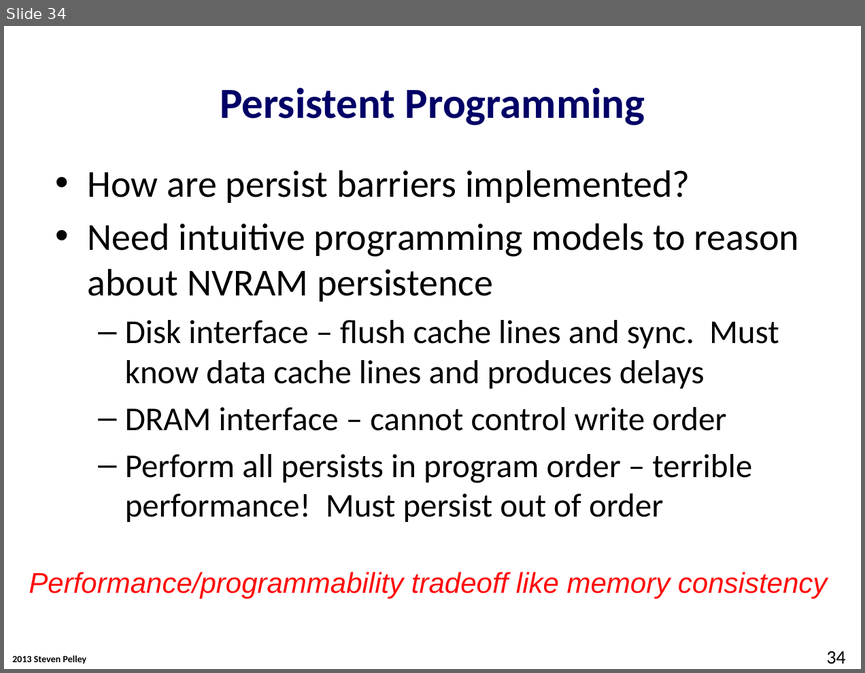
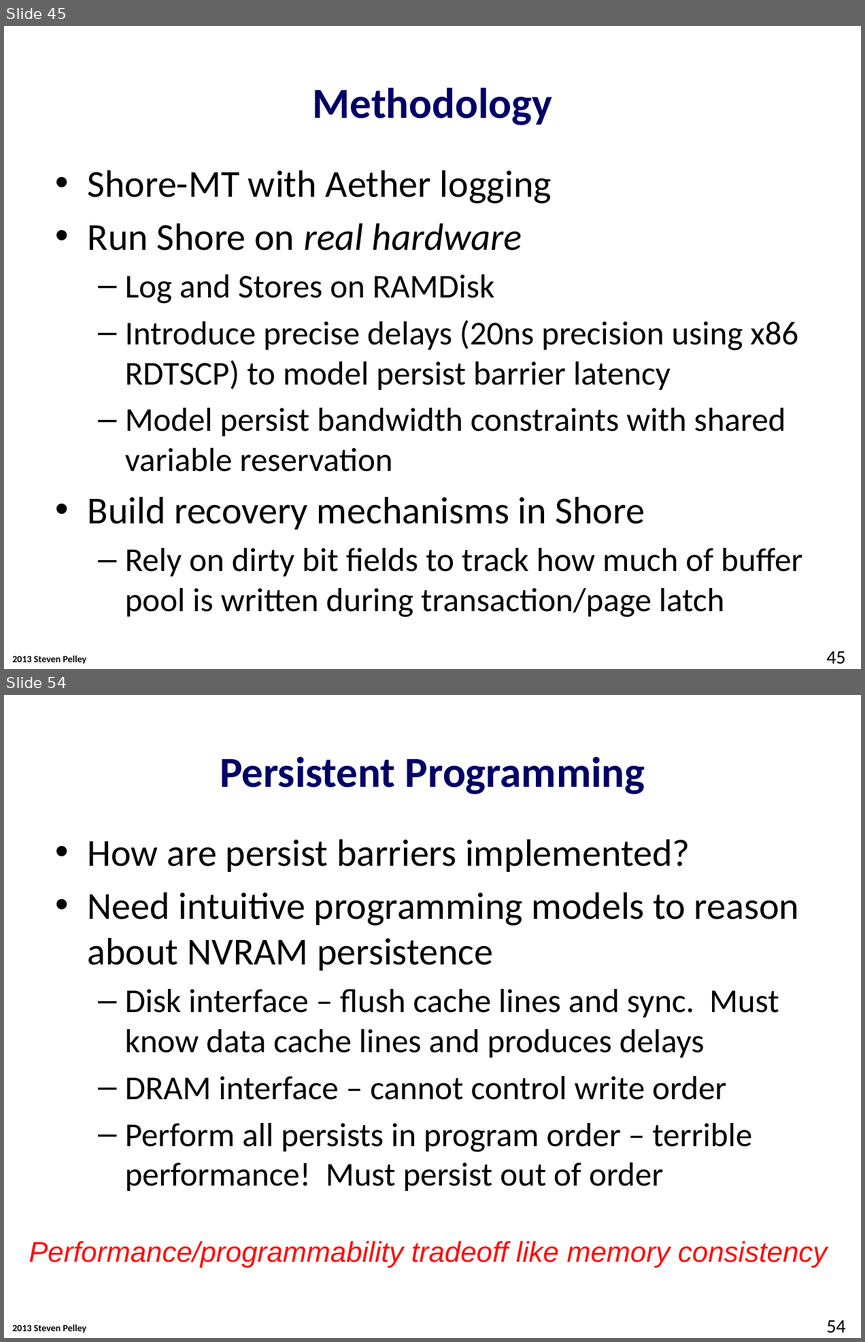
Before and after one commit to Abulila/dissertation, a slide deck: proposal/proposal.pptx. Shown one above the other, each under a label of ours: slide 34 before the commit, slides 45 and 54 after it; the slides between them are not shown. The pictures are 865x673 and 865x1342 pixels, drawn with LibreOffice and Linux fonts; fonts in the diff are those of the drawing; background and template pictures are left out. Boxes give left, top, right and bottom in pixels: in the first picture for what was removed or moved away, otherwise in the second. Text is boxed around its words. In the diff, an @@ line names an element or a change of style, - is before the commit and + after.

```diff
--- a/proposal/proposal.pptx
+++ b/proposal/proposal.pptx
@@ slide 45 added at bbox=[4, 26, 861, 669], background #FFFFFF; not listed: 1 template element that a slide beside it also shows @@
@@ title added at bbox=[313, 87, 552, 125], 36 pt, text #000066, bold @@
+Methodology
@@ text added at bbox=[88, 170, 802, 617], 28 pt, text #000000 @@
+• Shore-MT with Aether logging
+• Run Shore on real hardware
+  – Log and Stores on RAMDisk
+  – Introduce precise delays (20ns precision using x86 RDTSCP) to model persist barrier latency
+  – Model persist bandwidth constraints with shared variable reservation
+• Build recovery mechanisms in Shore
+  – Rely on dirty bit fields to track how much of buffer pool is written during transaction/page latch
@@ page number added at bbox=[826, 651, 845, 664], 16 pt, text #000000 @@
+45
@@ what was slide 34 is now slide 54 @@
@@ page number at bbox=[826, 1320, 845, 1333]: text changed @@
-34
+54
```
Also in this commit, not shown: 2 slides changed, 19 other slides added.
